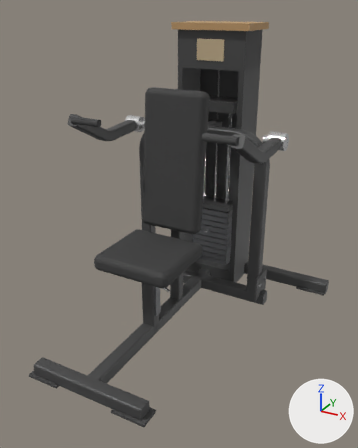
Before and after pictures for a commit that changed the glTF model catalogs/ludus/models/LD-B006/model.glb.
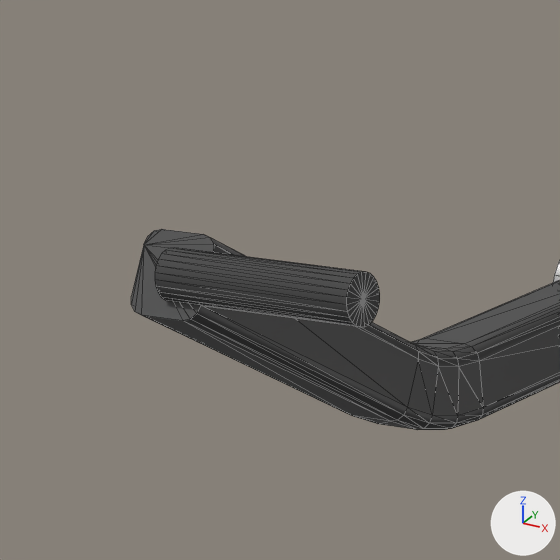
The first picture shows the older version from a 50 mm lens placed at (1.21, -2.059, 1.62), pointed at (0.094, -0.03, 0.606). The close-ups show the older and then the newer version on the part from 14% to 35% of the width and 18% to 35% of the height of that picture. Only the edits that show in the close-ups are written down. The axes (+X, +Y, +Z) are drawn at lower right. The lights are the same throughout. The close-ups show mesh edges as thin lines. Where no turn or scale is listed for an object, it has been applied to the vertices.

The first close-up shows 'arm_left_bar_tube', 'arm_left_grip' and 1 more.
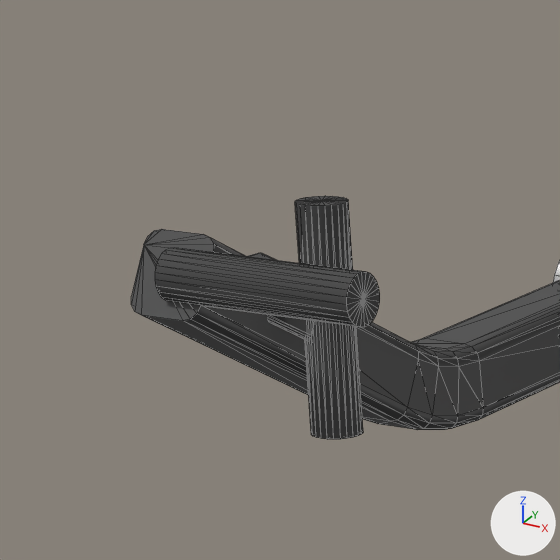
The change, as a list of edits to the scene's bpy script:
```text
Add me_mesh_13_1:
    me_mesh_13_1.from_pydata(...)  # 56 vertices, 108 faces; spans x -0.018..0.018, y -0.018..0.018, z -0.5..0.5
    me_mesh_13_1.materials.append(mat_frame)  # dark grey #535353
Add ob_arm_left_grip_neutral:
    ob_arm_left_grip_neutral = bpy.data.objects.new('arm_left_grip_neutral', me_mesh_12)
    ob_arm_left_grip_neutral.parent = ob_arm_left
    ob_arm_left_grip_neutral.location = (0.07, -0.473, 0.0832)
    ob_arm_left_grip_neutral.rotation_euler = (0.0, -3.142, 0.0)  # degrees (0, -180, 0)
    ob_arm_left_grip_neutral.scale = (0.036, 0.036, 0.16)
Add ob_mesh_13_001:
    ob_mesh_13_001 = bpy.data.objects.new('Mesh_13.001', me_mesh_13_1)
    ob_mesh_13_001.parent = ob_arm_left
    ob_mesh_13_001.location = (0.035, -0.473, 0.0932)
    ob_mesh_13_001.rotation_euler = (-1.849, 0.0, -1.571)  # degrees (-106, 0, -90)
    ob_mesh_13_001.scale = (1.0, 1.0, 0.0728)
```

What differs and where, as boxes (x1, y1, x2, y2) in the close-ups (560 x 560 px):
'arm_left_grip_neutral', added
    after: (295, 196, 363, 439)
'Mesh_13.001', added
    after: (246, 253, 310, 340)
